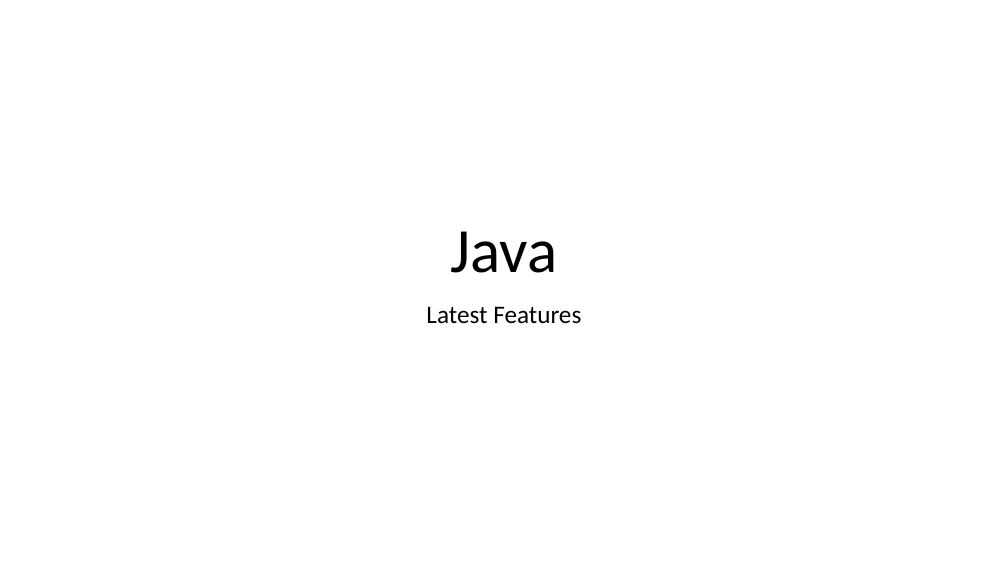
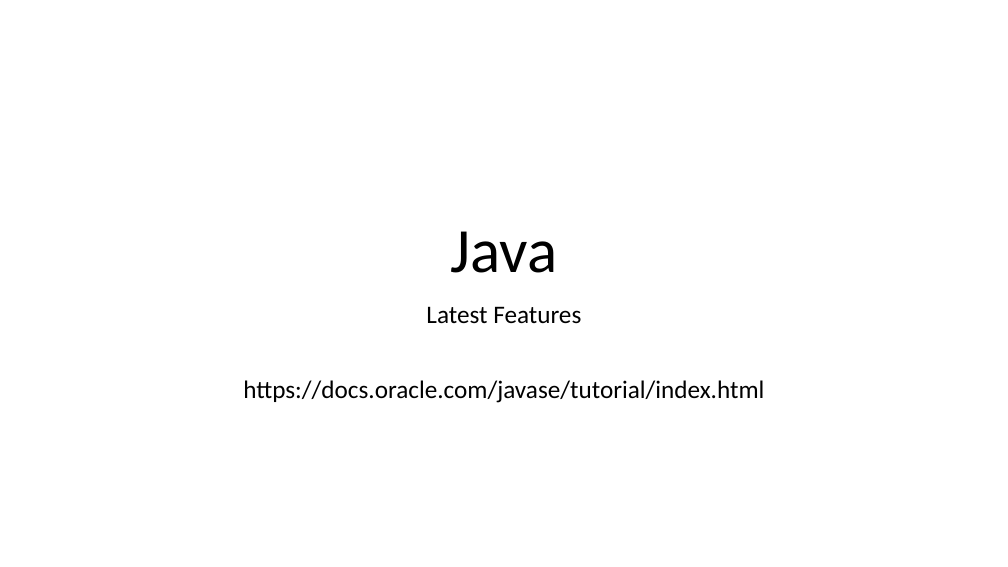
Before and after one commit to Prasad-Repo/java, a slide deck: slide 1 of Java 8.pptx. Drawn at 1008x567 pixels with LibreOffice and Linux fonts; fonts in the diff are those of the drawing. Boxes give left, top, right and bottom in pixels: in the first picture for what was removed or moved away, otherwise in the second. Text is boxed around its words. In the diff, an @@ line names an element or a change of style, - is before the commit and + after.

Commit message:
Java 8

```diff
--- a/Java 8.pptx
+++ b/Java 8.pptx
@@ subtitle at bbox=[243, 380, 764, 403]: paragraph added @@
+https://docs.oracle.com/javase/tutorial/index.html
```
Also in this commit, not shown: 1 other slide changed, 9 slides added, 1 other file.
